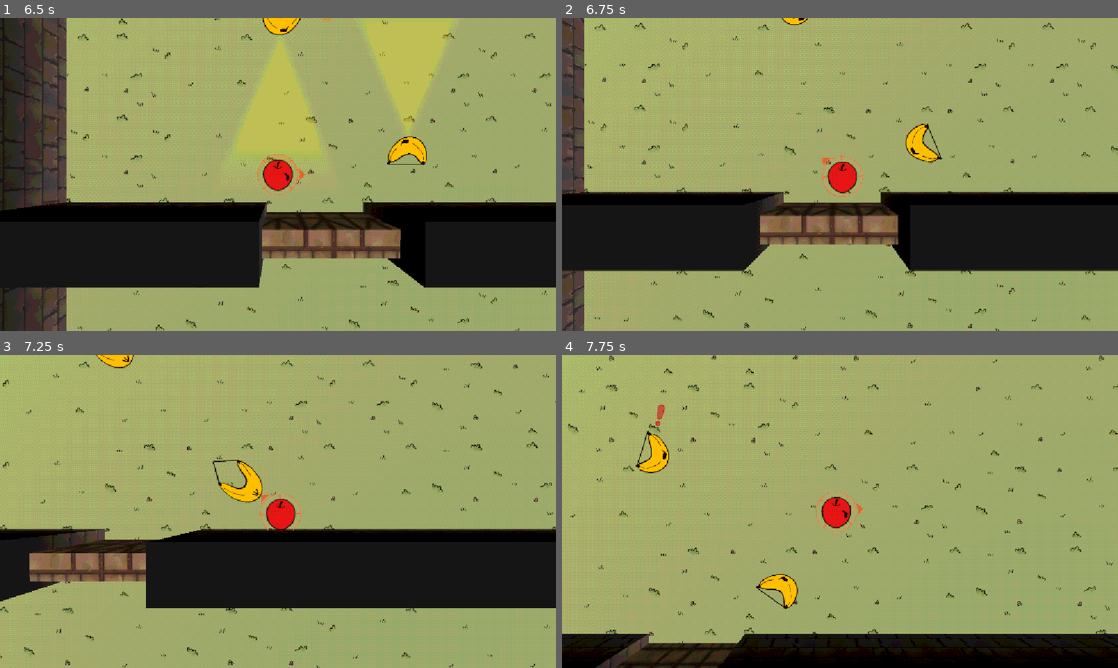
Above: before the commit, frames 1-4 (two rows, left to right).
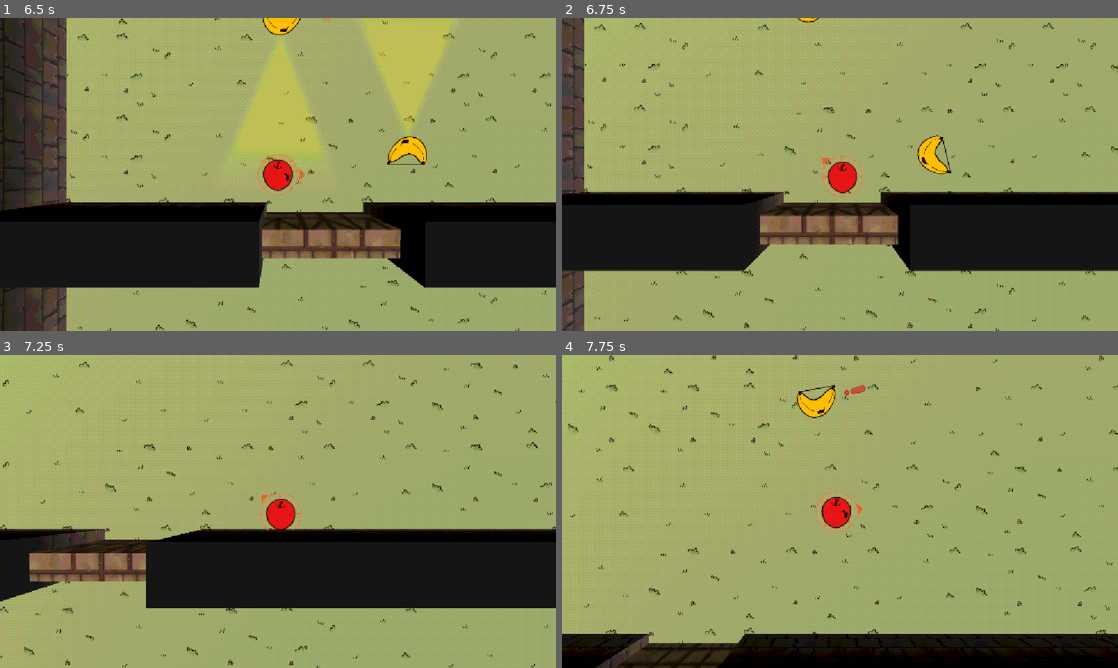
Above: after the commit, the same moments.

Repository: CasualShrub/arrow-head
Game: Godot game, scene res://scenes/ui/main_menu.tscn
The game is run twice, just before and just after one commit, with the same random seed, the same clock (stepped at 60 frames per second) and the same inputs. Sound files missing from this copy of the repository are replaced by a short silence.
Inputs (mouse positions are in pixels of both pictures, inside the frame that each line leads up to):
- Up to frame 1 (6.5 s): click "Play" at 0.5 s; tap Enter at 1.25 s; move the mouse to (400, 158) at 1.27 s; hold D (move_right) 1.28-2.03 s; hold Space (fire) 1.28-2.03 s; move the mouse to (166, 190) at 2.02 s; hold S (move_down) 2.03-2.78 s; tap R at 2.1, 3.6, 5.1 s; move the mouse to (333, 105) at 2.77 s; hold D (move_right) 2.78-3.53 s; hold Space (fire) 2.78-3.53 s; move the mouse to (250, 237) at 3.52 s; hold W (move_up) 3.53-4.28 s; move the mouse to (444, 221) at 4.27 s; hold Space (fire) 4.28-5.03 s; hold A (move_left) 4.28-5.78 s; move the mouse to (111, 127) at 5.02 s; move the mouse to (305, 174) at 5.77 s; hold S (move_down) from 5.78 s (still down); hold Space (fire) from 5.78 s (still down)
- Up to frame 2 (6.75 s): move the mouse to (756, 96) at 6.52 s; release S (move_down) at 6.53 s; release Space (fire) at 6.53 s; hold D (move_right) from 6.53 s (still down); tap R at 6.6 s
- Up to frame 3 (7.25 s): keep holding D (move_right)
- Up to frame 4 (7.75 s): move the mouse to (962, 495) at 7.27 s; release D (move_right) at 7.28 s; hold W (move_up) from 7.28 s (still down); hold Space (fire) from 7.28 s (still down)

Frame 1 is identical in both runs. In frame 2, 0.8% of the frame differs, in the area x 39-70%, y 0-51%; in frame 3, 0.8%; in frame 4, 1.5%, in the area x 13-55%, y 9-82%.

Commit message:
add movement

Diff:
--- a/scenes/enemies/enemy.tscn
+++ b/scenes/enemies/enemy.tscn
@@ -63,6 +63,9 @@
 sus = NodePath("Sus")
 patterns = Array[ExtResource("2_xwavj")]([SubResource("Resource_fcftc")])
 alwayds_alert = null
+combat_strafe_radius = null
+combat_strafe_speed = null
+combat_reposition_chance = null
 
 [node name="Collider" type="CollisionShape3D" parent="." unique_id=1742085930]
 unique_name_in_owner = true
@@ -119,6 +122,21 @@
 
 [node name="Marker3D" type="Marker3D" parent="PatrolPoints" unique_id=211857099]
 
+[node name="RayLeft" type="RayCast3D" parent="." unique_id=927545949]
+unique_name_in_owner = true
+target_position = Vector3(-1.5, 0, 0)
+collision_mask = 4
+
+[node name="RayRight" type="RayCast3D" parent="." unique_id=1168947804]
+unique_name_in_owner = true
+target_position = Vector3(1.5, 0, 0)
+collision_mask = 4
+
+[node name="RayForward" type="RayCast3D" parent="." unique_id=1067955882]
+unique_name_in_owner = true
+target_position = Vector3(0, 0, -1.5)
+collision_mask = 4
+
 [connection signal="changed" from="Health" to="." method="_on_health_changed"]
 [connection signal="timeout" from="Recovery" to="." method="_on_recovery_timeout"]
 [connection signal="alerted" from="Sus" to="." method="_on_sus_alerted"]
--- a/scenes/levels/encounter.tscn
+++ b/scenes/levels/encounter.tscn
@@ -41,11 +41,6 @@
 [node name="Enemies" type="Node3D" parent="SubViewportContainer/SubViewport/World" unique_id=1185931971]
 unique_name_in_owner = true
 
-[node name="Floor" type="CSGBox3D" parent="SubViewportContainer/SubViewport/World" unique_id=1674034061]
-transform = Transform3D(1, 0, 0, 0, 1, 0, 0, 0, 1, 0, -0.7, 0)
-size = Vector3(100, 1, 100)
-script = ExtResource("9_floor")
-
 [node name="CameraPivot" type="Node3D" parent="SubViewportContainer/SubViewport/World" unique_id=1563753267 node_paths=PackedStringArray("player")]
 transform = Transform3D(1, 0, 0, 0, -4.371139e-08, 1, 0, -1, -4.371139e-08, 0, 3.7000048, 0)
 script = ExtResource("6_02f36")
@@ -60,6 +55,11 @@
 [node name="DirectionalLight3D" type="DirectionalLight3D" parent="SubViewportContainer/SubViewport/World" unique_id=492064517]
 transform = Transform3D(0.8239569, 7.3667486e-08, 0.5666525, -0.29468933, 0.8541341, 0.4285011, -0.4839972, -0.52005285, 0.7037697, 18.038643, 15.709363, 15.527812)
 
+[node name="Floor" type="CSGBox3D" parent="SubViewportContainer/SubViewport/World" unique_id=1674034061]
+transform = Transform3D(1, 0, 0, 0, 1, 0, 0, 0, 1, 0, -0.7, 0)
+size = Vector3(100, 1, 100)
+script = ExtResource("9_floor")
+
 [node name="ColorRect" type="ColorRect" parent="." unique_id=1172579494]
 material = SubResource("ShaderMaterial_tuyoq")
 anchors_preset = 15
--- a/scenes/levels/level_1.tscn
+++ b/scenes/levels/level_1.tscn
@@ -7,7 +7,7 @@
 
 [node name="Encounter" unique_id=571267862 instance=ExtResource("1_1c042")]
 
-[node name="CSGBox3D4" type="CSGBox3D" parent="SubViewportContainer/SubViewport/World" parent_id_path=PackedInt32Array(1589957074) index="5" unique_id=889470022]
+[node name="SubViewportContainer_SubViewport_World_NavigationRegion3D#CSGBox3D4" type="CSGBox3D" parent="SubViewportContainer/SubViewport/World" parent_id_path=PackedInt32Array(1589957074) index="6" unique_id=889470022]
 transform = Transform3D(1, 0, 0, 0, 1, 0, 0, 0, 1, 29.129332, 0.33855522, 15.6918335)
 use_collision = true
 collision_layer = 4
@@ -15,9 +15,17 @@
 
 [node name="Enemy2" parent="SubViewportContainer/SubViewport/World" parent_id_path=PackedInt32Array(1589957074) index="7" unique_id=71488470 instance=ExtResource("2_1c042")]
 transform = Transform3D(1, 0, 0, 0, 1, 0, 0, 0, 1, 23.051857, 0.88664186, 13.432504)
+alwayds_alert = false
+combat_strafe_radius = 4.0
+combat_strafe_speed = 2.0
+combat_reposition_chance = 0.3
 
-[node name="Enemy" parent="." index="2" unique_id=955806617 instance=ExtResource("3_x42e6")]
+[node name="Enemy" parent="." index="1" unique_id=955806617 instance=ExtResource("3_x42e6")]
 transform = Transform3D(1, 0, 0, 0, 1, 0, 0, 0, 1, -0.52670556, 0, 6.239771)
+alwayds_alert = false
+combat_strafe_radius = 4.0
+combat_strafe_speed = 2.0
+combat_reposition_chance = 0.3
 
 [node name="VisionDisplay" parent="Enemy/Sus/Vision" parent_id_path=PackedInt32Array(955806617, 1162433519) index="0" unique_id=442070290]
 transform = Transform3D(-4.0143995, -3.804912e-07, -2.9142188e-07, -3.5094993e-07, 4.3523116, -1.6872596e-07, 6.061575e-07, -3.8049114e-07, -1.93, 0, -1.2373967, 0.030000053)
@@ -32,7 +40,11 @@
 [node name="Marker3D3" type="Marker3D" parent="Enemy/PatrolPoints" parent_id_path=PackedInt32Array(955806617, 1646478367) index="2" unique_id=1342497551]
 transform = Transform3D(1, 0, 0, 0, 1, 0, 0, 0, 1, -1.7485867, 0, -4.1673193)
 
-[node name="Enemy2" parent="." index="3" unique_id=96558035 instance=ExtResource("4_6761a")]
+[node name="Enemy2" parent="." index="2" unique_id=96558035 instance=ExtResource("4_6761a")]
 transform = Transform3D(1, 0, 0, 0, 1, 0, 0, 0, 1, 5.364171, 0, 6.284465)
+alwayds_alert = false
+combat_strafe_radius = 4.0
+combat_strafe_speed = 2.0
+combat_reposition_chance = 0.3
 
 [editable path="Enemy"]
--- a/scripts/enemy.gd
+++ b/scripts/enemy.gd
@@ -31,11 +31,19 @@
 @export var alwayds_alert := false
 @export_group("combat")
 @export var combat_speed := 4.0
+@export var combat_strafe_radius := 4.0
+@export var combat_strafe_speed := 2.0
+@export var combat_reposition_chance := 0.3
 
 var _patrol_world_points: Array[Vector3] = []
 var _patrol_len: float
 var _patrol_progress := 0.0
 var _patrol_dir := 1.0
+
+var _strafe_angle := 0.0
+var _strafe_dir := 1.0
+var _reposition_timer := 0.0
+var _reposition_interval := 2.0
 
 signal fired(arrow: Arrow, dir: Vector3)
 signal died
@@ -45,6 +53,9 @@
 @onready var _recovery: Timer = %Recovery
 @onready var _inst_timers: Node = %InstanceTimers
 @onready var _patrol_points: Node3D = %PatrolPoints
+@onready var _ray_left: RayCast3D = %RayLeft
+@onready var _ray_right: RayCast3D = %RayRight
+@onready var _ray_forward: RayCast3D = %RayForward
 
 var _dead := false
 var _aiming := false
@@ -226,10 +237,11 @@
 	return final_pos
 
 func _patrol(dt: float) -> void:
-	if _patrol_len == 0.0:
+	if _patrol_len == 0.0 or len(_patrol_world_points) == 1:
 		return
 	var new_pos := _get_patrol_pos()
-	look_at(new_pos)
+	if new_pos != global_position:
+		look_at(new_pos)
 	global_position = new_pos
 	_patrol_progress += dt * patrol_speed / _patrol_len * _patrol_dir
 	if _patrol_progress > 1.0:
@@ -245,8 +257,44 @@
 func _high_sus(_dt: float) -> void:
 	_look_at_player()
 
-func _alert(_dt: float) -> void:
-	_look_at_player()
+func _alert(dt: float) -> void:
+	if not player:
+		return
+
+	_reposition_timer += dt
+	if _reposition_timer >= _reposition_interval:
+		_reposition_timer = 0.0
+		_reposition_interval = randf_range(1.5, 3.5)
+		_strafe_dir *= -1.0 if randf() < combat_reposition_chance else 1.0
+
+	var to_player := (player.global_position - global_position)
+	to_player.y = 0.0
+	var dist := to_player.length()
+	var forward := to_player.normalized()
+	var right := forward.rotated(Vector3.UP, PI * 0.5)
+
+	# Build desired movement
+	var move := Vector3.ZERO
+
+	if dist > combat_strafe_radius + 1.0:
+		move += forward          # too far, close in
+	elif dist < combat_strafe_radius - 1.0:
+		move -= forward          # too close, back off
+
+	move += right * _strafe_dir  # always strafing
+
+	# Wall avoidance
+	if _ray_forward.is_colliding():
+		move -= forward * 2.0
+	if _ray_left.is_colliding():
+		move += right
+	if _ray_right.is_colliding():
+		move -= right
+
+	if move.length() > 0.001:
+		global_position += move.normalized() * combat_speed * dt
+
+	look_at(player.global_position)
 
 func _select_behaviour(dt: float) -> void:
 	if sus.is_alert():
@@ -301,10 +349,11 @@
 
 func _show_hit() -> void:
 	_sprite.animation = "hit"
-	if _aiming: _sprite.frame = 1
+	_sprite.modulate = Color(10.0, 10.0, 10.0, 10.0)
 	get_tree().set_deferred("paused", true)
 	await get_tree().create_timer(hit_flash_time, true, false, true).timeout
 	get_tree().paused = false
+	_sprite.modulate = Color(1.0, 1.0, 1.0, 1.0)
 
 func _physics_process(delta: float) -> void:
 	if Engine.is_editor_hint(): return
